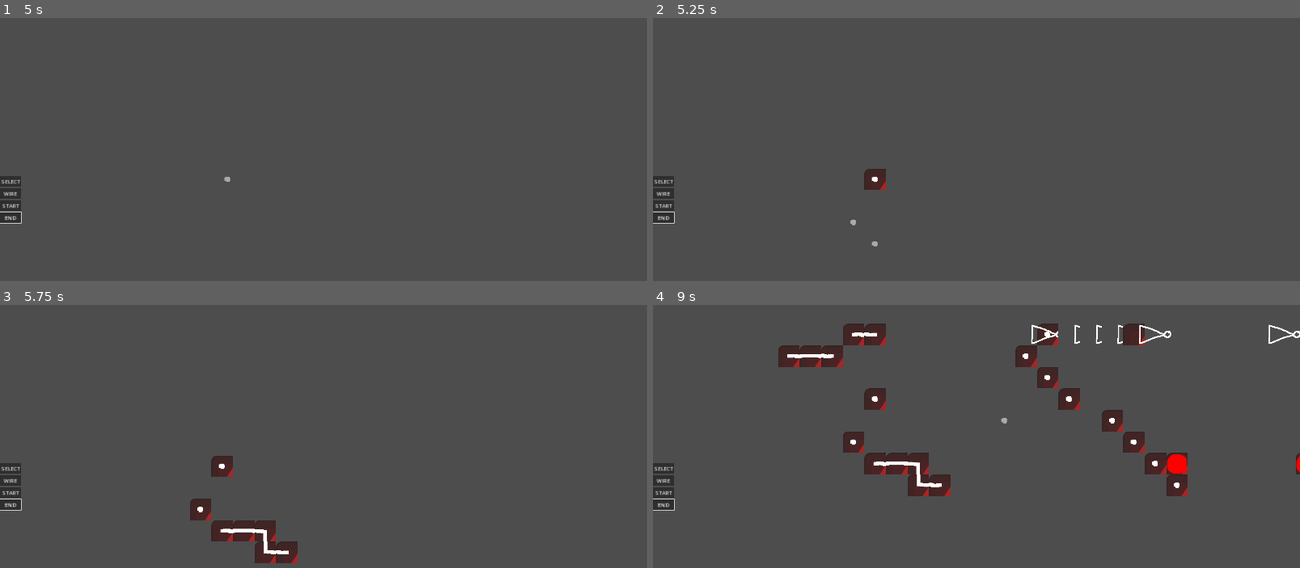
Above: before the commit, frames 1-4 (two rows, left to right).
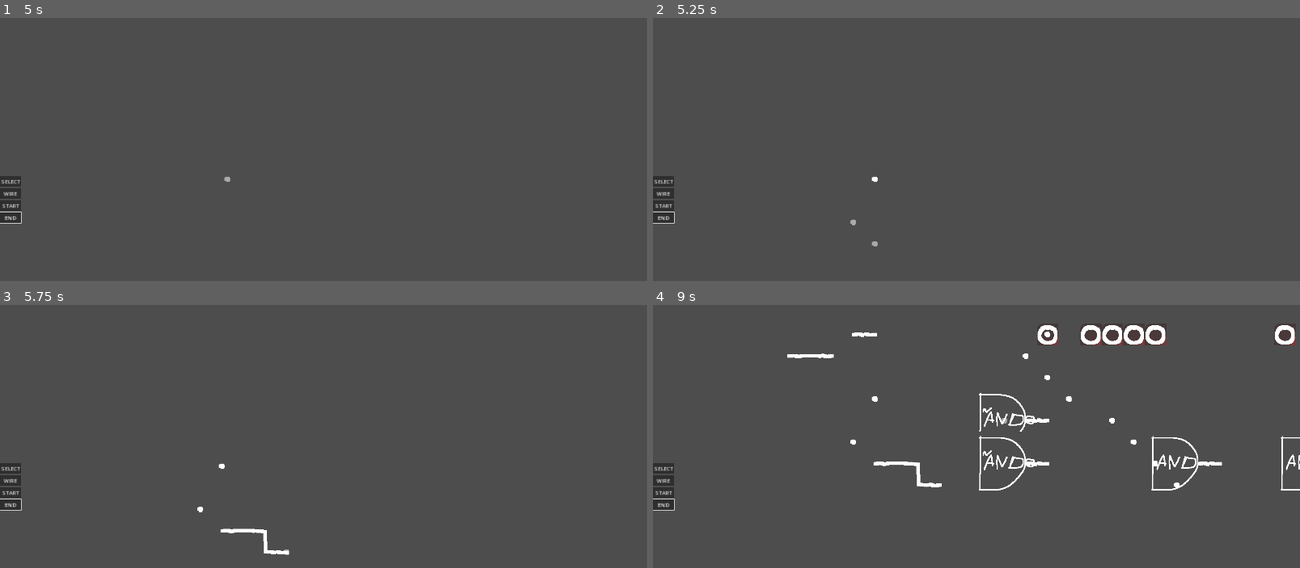
Above: after the commit, the same moments.

Repository: Aisudoragon/logic-gates
Game: Godot game, scene res://scenes/levels/playground.tscn
Two runs of this game, one before a commit and one after it. Both use one fixed random seed, a clock stepped at 60 frames per second and the inputs below. The engine's default icon, where the game draws it, is replaced by a stand-in: a white triangle on a blue panel in a dark square.
Inputs (mouse positions are in pixels of both pictures, inside the frame that each line leads up to):
- Up to frame 1 (5 s): click "START" at 0.5 s; click "START" at 1.25 s; click "SELECT" at 2 s; click "WIRE" at 2.75 s; click "END" at 3.5 s; tap Enter at 4.25 s; move the mouse to (465, 181) at 4.27 s; press the mouse at (465, 181) at 4.28 s; hold D (move_right) from 4.28 s (still down); tap Shift at 4.55 s
- Up to frame 2 (5.25 s): release D (move_right) at 5 s; release the mouse at (1118, 181) at 5 s; tap Space at 5 s; drag from (847, 217) to (944, 273) at 5.02 s
- Up to frame 3 (5.75 s): no input
- Up to frame 4 (9 s): move the mouse to (1041, 407) at 5.77 s; hold D (move_right) 5.78-6.5 s; hold 0 5.78-6.5 s; click (1041, 407) at 5.92 s; tap 1 at 6.05 s; drag from (944, 560) to (782, 431) at 6.52 s; move the mouse to (1170, 541) at 7.27 s; hold A (move_left) 7.28-8 s; hold 2 7.28-8 s; click (1170, 541) at 7.42 s; tap 3 at 7.55 s; drag from (782, 431) to (879, 397) at 8.02 s; move the mouse to (1008, 486) at 8.77 s; hold S (move_down) from 8.78 s (still down); hold 4 from 8.78 s (still down); click (1008, 486) at 8.92 s

Frame 1 is identical in both runs. In frame 2, 0.3% of the frame differs, in the area x 32-36%, y 57-66%; in frame 3, 1.6%; in frame 4, 7.0%, in the area x 19-100%, y 7-73%.

Commit message:
Added second layer of wires for crossing purposes

Diff:
--- a/project.godot
+++ b/project.godot
@@ -74,6 +74,21 @@
 "events": [Object(InputEventKey,"resource_local_to_scene":false,"resource_name":"","device":-1,"window_id":0,"alt_press …(192 unchanged characters)…
 ]
 }
+place={
+"deadzone": 0.5,
+"events": [Object(InputEventMouseButton,"resource_local_to_scene":false,"resource_name":"","device":-1,"window_id":0,"alt_pressed":false,"shift_pressed":false,"ctrl_pressed":false,"meta_pressed":false,"button_mask":1,"position":Vector2(300, 10),"global_position":Vector2(307, 45),"factor":1.0,"button_index":1,"canceled":false,"pressed":true,"double_click":false,"script":null)
+]
+}
+destroy={
+"deadzone": 0.5,
+"events": [Object(InputEventMouseButton,"resource_local_to_scene":false,"resource_name":"","device":-1,"window_id":0,"alt_pressed":false,"shift_pressed":false,"ctrl_pressed":false,"meta_pressed":false,"button_mask":2,"position":Vector2(238, 14),"global_position":Vector2(245, 49),"factor":1.0,"button_index":2,"canceled":false,"pressed":true,"double_click":false,"script":null)
+]
+}
+place_alt={
+"deadzone": 0.5,
+"events": [Object(InputEventMouseButton,"resource_local_to_scene":false,"resource_name":"","device":-1,"window_id":0,"alt_pressed":false,"shift_pressed":true,"ctrl_pressed":false,"meta_pressed":false,"button_mask":1,"position":Vector2(246, 14),"global_position":Vector2(253, 65),"factor":1.0,"button_index":1,"canceled":false,"pressed":true,"double_click":false,"script":null)
+]
+}
 
 [internationalization]
 
--- a/scenes/levels/playground.gd
+++ b/scenes/levels/playground.gd
@@ -2,10 +2,12 @@
 
 var order_queue: Array[Callable]
 var previous_tile: Vector2i
+@onready var logic_layer: TileMapLayer = $LogicLayer
 @onready var wire_layer: TileMapLayer = $WireLayer
+@onready var logic_layer_2: TileMapLayer = $LogicLayer2
+@onready var wire_layer_2: TileMapLayer = $WireLayer2
 @onready var gate_layer: TileMapLayer = $GateLayer
 @onready var highlight_layer: TileMapLayer = $HighlightLayer
-@onready var logic_layer: TileMapLayer = $LogicLayer
 
 
 func _process(_delta: float) -> void:
@@ -16,40 +18,77 @@
 func _unhandled_input(event: InputEvent) -> void:
 	var mouse_position: Vector2i = wire_layer.local_to_map(wire_layer.get_local_mouse_position())
 
-	if event is InputEventMouseButton:
-		var event_mb := event as InputEventMouseButton
-		if event.is_pressed() and event_mb.button_index == MOUSE_BUTTON_LEFT:
+	if event.is_action_pressed(&"place"):
+		previous_tile = mouse_position
+	elif event.is_action_released(&"place"):
+		if Input.is_key_pressed(KEY_SHIFT):
+			copy_highlight_into_layer(wire_layer_2)
+		else:
+			copy_highlight_into_layer(wire_layer)
+		highlight_layer.clear()
+		highlight_layer.set_cell(mouse_position, 0, Vector2i(5, 0), 0)
+
+	if event is InputEventMouseMotion:
+		if mouse_position != previous_tile:
+			if Input.is_action_pressed(&"place_alt"):
+				var direction: Vector2i = mouse_position - previous_tile
+				update_wire_look(previous_tile, direction, wire_layer_2)
+				direction *= -1
+				update_wire_look(mouse_position, direction, wire_layer_2)
+			elif Input.is_action_pressed(&"place"):
+				var direction: Vector2i = mouse_position - previous_tile
+				update_wire_look(previous_tile, direction, wire_layer)
+				direction *= -1
+				update_wire_look(mouse_position, direction, wire_layer)
+			else:
+				highlight_layer.clear()
+				highlight_layer.set_cell(mouse_position, 0, Vector2i(5, 0), 0)
+
 			previous_tile = mouse_position
-		if event.is_released() and event_mb.button_index == MOUSE_BUTTON_LEFT:
-			copy_highlight_into_layer()
-
-	if event is InputEventMouseMotion:
-		if Input.is_mouse_button_pressed(MOUSE_BUTTON_LEFT) and mouse_position != previous_tile:
-			var direction: Vector2i = mouse_position - previous_tile
-			update_wire_look(previous_tile, direction)
-			direction *= -1
-			update_wire_look(mouse_position, direction)
-
-			previous_tile = mouse_position
-		if not Input.is_mouse_button_pressed(MOUSE_BUTTON_LEFT):
-			highlight_layer.clear()
-			update_wire_look(mouse_position, Vector2i.ZERO)
-
-	if Input.is_key_pressed(KEY_1):
+
+	# Input gate
+	if Input.is_key_pressed(KEY_0):
 		gate_layer.set_cell(mouse_position, 0, Vector2i(0, 0))
 		logic_layer.set_cell(mouse_position, 0, Vector2i(0, 0))
-	if Input.is_key_pressed(KEY_2):
-		gate_layer.set_cell(mouse_position, 0, Vector2i(1, 0), 1)
-		logic_layer.set_cell(mouse_position, 0, Vector2i(0, 0))
-	if Input.is_key_pressed(KEY_ENTER):
-		toogle_start_gate()
-	if Input.is_key_pressed(KEY_0):
+	# NOT gate
+	elif Input.is_key_pressed(KEY_1):
 		place_gate(mouse_position, 1)
-	if Input.is_key_pressed(KEY_9):
+	# AND gate
+	elif Input.is_key_pressed(KEY_2):
 		place_gate(mouse_position, 2)
+	# OR gate
+	elif Input.is_key_pressed(KEY_3):
+		place_gate(mouse_position, 3)
+	# NAND gate
+	elif Input.is_key_pressed(KEY_4):
+		place_gate(mouse_position, 4)
+	# NOR gate
+	elif Input.is_key_pressed(KEY_5):
+		place_gate(mouse_position, 5)
+	# XOR gate
+	elif Input.is_key_pressed(KEY_6):
+		place_gate(mouse_position, 6)
+	# XNOR gate
+	elif Input.is_key_pressed(KEY_7):
+		place_gate(mouse_position, 7)
+
+	elif Input.is_key_pressed(KEY_ENTER):
+		toogle_start_gates()
+	elif Input.is_key_pressed(KEY_TAB) and gate_layer.get_cell_source_id(mouse_position) == 0:
+		var tile_state: bool = check_tile_state(mouse_position, logic_layer)
+		if tile_state == false:
+			logic_layer.set_cell(mouse_position, 0, Vector2i(0, 0), 1)
+		else:
+			logic_layer.set_cell(mouse_position, 0, Vector2i(0, 0), 0)
+
+		order_queue.append(Callable(self, &"update_wire").bind(mouse_position, not tile_state,
+				wire_layer, logic_layer))
 
 
 func place_gate(mouse_position: Vector2i, source: int) -> void:
+	wire_layer.set_cell(mouse_position + Vector2i.RIGHT, 0, Vector2i(0, 0), 3)
+	wire_layer.set_cell(mouse_position + (Vector2i.RIGHT * 2), 0, Vector2i(0, 0), 1)
+
 	if source == 1:
 		mouse_position += Vector2i.DOWN
 	gate_layer.set_cell(mouse_position + Vector2i.UP + Vector2i.LEFT, source, Vector2i(0, 0), 0)
@@ -71,7 +110,7 @@
 			do_now.callv([])
 
 
-func update_wire_look(tile_position: Vector2i, new_direction: Vector2i) -> void:
+func update_wire_look(tile_position: Vector2i, new_direction: Vector2i, wire: TileMapLayer) -> void:
 	var right_direction: bool = false
 	var down_direction: bool = false
 	var left_direction: bool = false
@@ -87,7 +126,7 @@
 			left_direction = true
 		if data.get_custom_data("up_direction"):
 			up_direction = true
-	data = wire_layer.get_cell_tile_data(tile_position)
+	data = wire.get_cell_tile_data(tile_position)
 	if data:
 		if data.get_custom_data("right_direction"):
 			right_direction = true
@@ -170,44 +209,42 @@
 	highlight_layer.set_cell(tile_position, 0, Vector2i(5, 0), 0)
 
 
-func copy_highlight_into_layer() -> void:
+func copy_highlight_into_layer(wire: TileMapLayer) -> void:
 	var all_tiles: Array[Vector2i] = highlight_layer.get_used_cells()
 
 	for coordinates in all_tiles:
 		var atlas_coords: Vector2i = highlight_layer.get_cell_atlas_coords(coordinates)
 		var alternative: int = highlight_layer.get_cell_alternative_tile(coordinates)
 
-		wire_layer.set_cell(coordinates, 0, atlas_coords, alternative)
-		if logic_layer.get_cell_source_id(coordinates) == -1:
-			logic_layer.set_cell(coordinates, 0, Vector2i(0, 0))
-
-
-func toogle_start_gate() -> void:
+		wire.set_cell(coordinates, 0, atlas_coords, alternative)
+
+
+func toogle_start_gates() -> void:
 	var gates: Array[Vector2i] = gate_layer.get_used_cells_by_id(0, Vector2i(0, 0))
 	for gate_pos in gates:
-		var tile_state: bool = check_tile_state(gate_pos)
+		var tile_state: bool = check_tile_state(gate_pos, logic_layer)
 		if tile_state == false:
 			logic_layer.set_cell(gate_pos, 0, Vector2i(0, 0), 1)
 		else:
 			logic_layer.set_cell(gate_pos, 0, Vector2i(0, 0), 0)
 
-		var update_wiring := Callable(self, &"update_wire")
-		order_queue.append(update_wiring.bind(gate_pos, not tile_state))
-
-
-func update_wire(tile_coords: Vector2i, state: bool) -> void:
-	logic_layer.set_cell(tile_coords, 0, Vector2i(0, 0), state)
+		order_queue.append(Callable(self, &"update_wire").bind(gate_pos, not tile_state, wire_layer,
+				logic_layer))
+
+
+func update_wire(tile_coords: Vector2i, state: bool, wire: TileMapLayer, logic: TileMapLayer) -> void:
+	logic.set_cell(tile_coords, 0, Vector2i(0, 0), state)
 
 	check_for_gate(tile_coords)
-	check_for_wires(tile_coords, state)
+	check_for_wires(tile_coords, state, wire, logic)
 
 
 func evaluate_gate(tile_coords: Vector2i) -> void:
-	var input_1: bool = check_tile_state(tile_coords)
+	var input_1: bool = check_tile_state(tile_coords, logic_layer)
 	var gate_data: TileData = gate_layer.get_cell_tile_data(tile_coords)
 	if gate_data:
 		var other_coords: Vector2i = gate_data.get_custom_data("other_input_coords")
-		var input_2: bool = check_tile_state(tile_coords + other_coords)
+		var input_2: bool = check_tile_state(tile_coords + other_coords, logic_layer)
 		var output_coords: Vector2i = tile_coords + gate_data.get_custom_data("output_coords")
 
 		var output: bool
@@ -233,7 +270,8 @@
 		elif gate_layer.get_cell_source_id(tile_coords) == 7:
 			output = true if input_1 == input_2 else false
 
-		order_queue.append(Callable(self, &"update_wire").bind(output_coords, output))
+		order_queue.append(Callable(self, &"update_wire").bind(output_coords, output, wire_layer,
+				logic_layer))
 
 
 func check_for_gate(tile_coords: Vector2i) -> void:
@@ -246,31 +284,39 @@
 		order_queue.append(Callable(self, &"evaluate_gate").bind(tile_coords))
 
 
-func check_for_wires(tile_coords: Vector2i, state: bool) -> void:
-	var wire_data: TileData = wire_layer.get_cell_tile_data(tile_coords)
+func check_for_wires(tile_coords: Vector2i, state: bool, wire: TileMapLayer,
+		logic:  TileMapLayer) -> void:
+	var next_step := Callable(self, &"update_wire")
+
+	var wire_data: TileData = wire.get_cell_tile_data(tile_coords)
 	if wire_data:
 		var next_wire := Vector2i.ZERO
-		var next_step := Callable(self, &"update_wire")
 		if wire_data.get_custom_data("right_direction"):
 			next_wire = tile_coords + Vector2i.RIGHT
-			if check_tile_state(next_wire) != state:
-				order_queue.append(next_step.bind(next_wire, state))
+			if check_tile_state(next_wire, logic) != state:
+				order_queue.append(next_step.bind(next_wire, state, wire, logic))
 		if wire_data.get_custom_data("down_direction"):
 			next_wire = tile_coords + Vector2i.DOWN
-			if check_tile_state(next_wire) != state:
-				order_queue.append(next_step.bind(next_wire, state))
+			if check_tile_state(next_wire, logic) != state:
+				order_queue.append(next_step.bind(next_wire, state, wire, logic))
 		if wire_data.get_custom_data("left_direction"):
 			next_wire = tile_coords + Vector2i.LEFT
-			if check_tile_state(next_wire) != state:
-				order_queue.append(next_step.bind(next_wire, state))
+			if check_tile_state(next_wire, logic) != state:
+				order_queue.append(next_step.bind(next_wire, state, wire, logic))
 		if wire_data.get_custom_data("up_direction"):
 			next_wire = tile_coords + Vector2i.UP
-			if check_tile_state(next_wire) != state:
-				order_queue.append(next_step.bind(next_wire, state))
-
-
-func check_tile_state(tile_pos: Vector2i) -> bool:
-	var logic_data: TileData = logic_layer.get_cell_tile_data(tile_pos)
+			if check_tile_state(next_wire, logic) != state:
+				order_queue.append(next_step.bind(next_wire, state, wire, logic))
+	if wire_layer.get_cell_atlas_coords(tile_coords) == Vector2i(0, 0):
+		if check_tile_state(tile_coords, logic_layer) != state:
+			order_queue.append(next_step.bind(tile_coords, state, wire_layer, logic_layer))
+	if wire_layer_2.get_cell_atlas_coords(tile_coords) == Vector2i(0, 0):
+		if check_tile_state(tile_coords, logic_layer_2) != state:
+			order_queue.append(next_step.bind(tile_coords, state, wire_layer_2, logic_layer_2))
+
+
+func check_tile_state(tile_pos: Vector2i, logic: TileMapLayer) -> bool:
+	var logic_data: TileData = logic.get_cell_tile_data(tile_pos)
 	if logic_data:
 		return logic_data.get_custom_data("state")
 	return false
--- a/scenes/levels/playground.tscn
+++ b/scenes/levels/playground.tscn
@@ -25,8 +25,20 @@
 [node name="Playground" type="Node2D"]
 script = ExtResource("1_ywb2o")
 
+[node name="LogicLayer2" type="TileMapLayer" parent="."]
+self_modulate = Color(1, 1, 1, 0.25)
+position = Vector2(10, 10)
+tile_set = SubResource("TileSet_1jhvd")
+
+[node name="WireLayer2" type="TileMapLayer" parent="."]
+self_modulate = Color(0.3, 0.79, 1, 1)
+position = Vector2(10, 10)
+tile_set = ExtResource("2_mw4bp")
+collision_enabled = false
+navigation_enabled = false
+
 [node name="LogicLayer" type="TileMapLayer" parent="."]
-self_modulate = Color(1, 1, 1, 0.529412)
+self_modulate = Color(1, 1, 1, 0.25)
 tile_set = SubResource("TileSet_1jhvd")
 
 [node name="WireLayer" type="TileMapLayer" parent="."]
